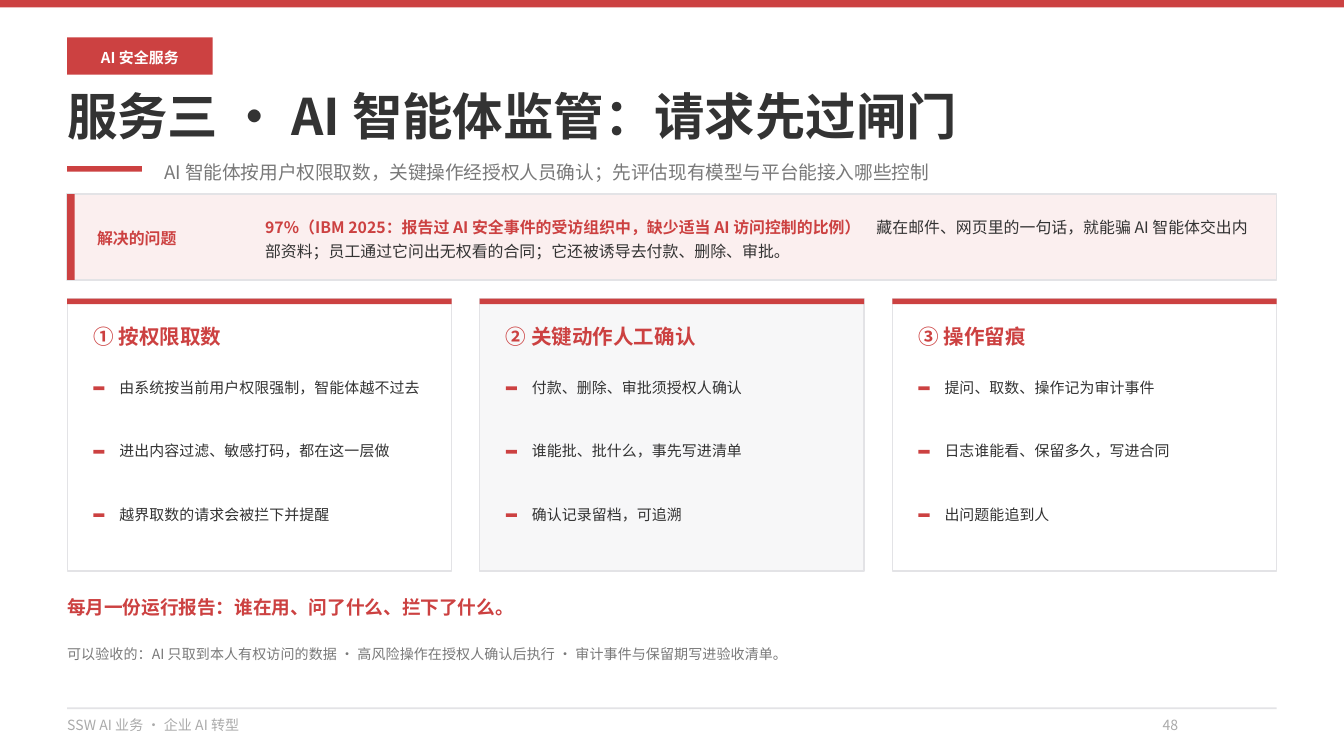
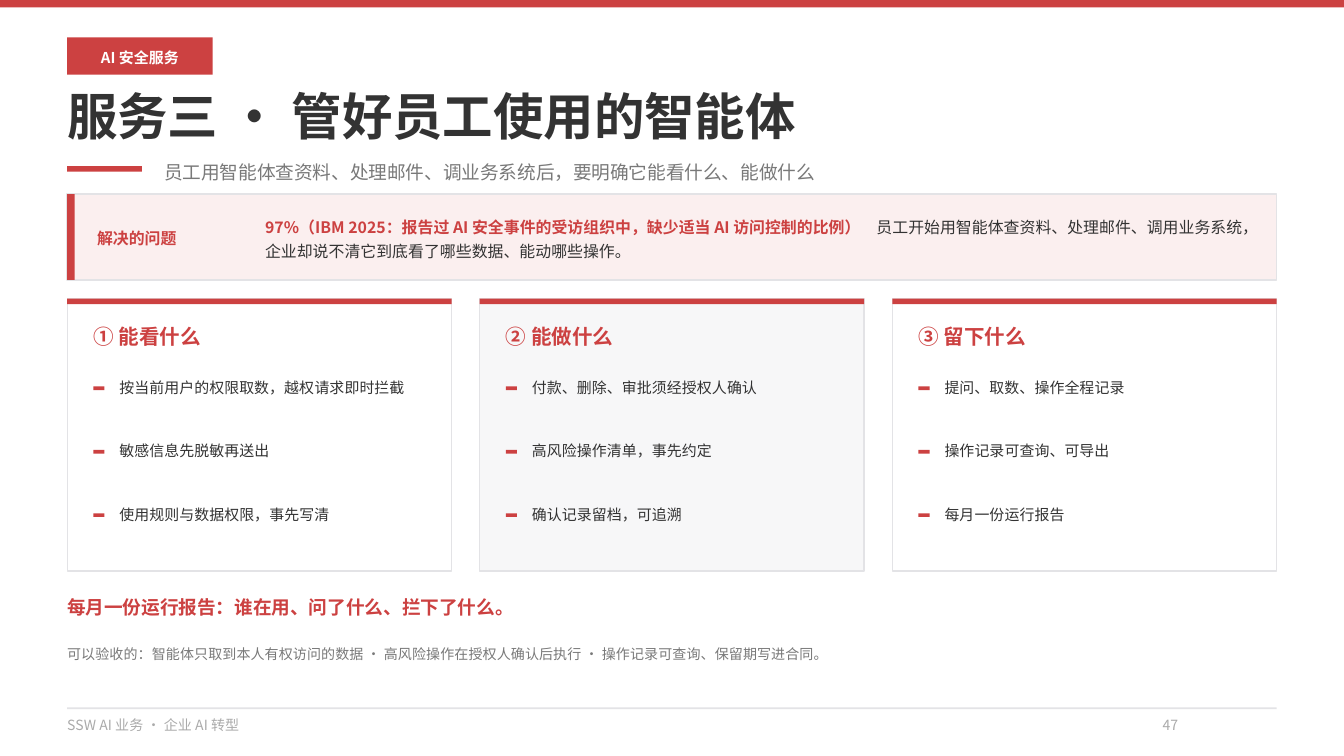
Before and after one commit to hveraus/ssw-business, a slide deck: slide 47 of SSW AI 业务_v2/SSW AI 业务_v3.pptx (slide 48 before the commit). Drawn at 1344x756 pixels with LibreOffice and Linux fonts; fonts in the diff are those of the drawing. Boxes give left, top, right and bottom in pixels: in the first picture for what was removed or moved away, otherwise in the second. Text is boxed around its words. In the diff, an @@ line names an element or a change of style, - is before the commit and + after.

Commit message:
删掉原 P45 验证表页，三页服务详情对齐新 P44 文案
- 移除「哪些业务风险需要单独验证」整页（sec3 保留在源码，不在 BUILDERS）；全篇 70 → 69 页
- 三项服务改为与 P44 同名同口径：
  · 服务一「审查现有系统的安全风险」：查账号权限、敏感数据访问、关键业务流程，找越权与绕过规则；四步改读懂系统/梳理关键流程/多账号验证/确认影响并排序；交付风险清单、修复建议与优先级、范围说明
  · 服务二「审核 AI 生成的代码」：审核对象分 AI 生成代码（含外包）/员工自建小工具/对外内容（可选），检查项改权限校验、第三方依赖、硬编码凭证、可访问范围与数据源
  · 服务三「管好员工使用的智能体」：三块改「能看什么 / 能做什么 / 留下什么」，用使用规则、数据权限、人工确认、可查询的操作记录
- 分隔页导览行同步「审查现有系统 · 审核生成代码 · 管好员工智能体」
- 页码整体前移：第五部分 43–50、第六部分 51–57、第七部分 58–61、第八部分 62–65、结束页 66、附录 67–68、备用页 69
- 目录与超链接（3/10/30/35/43/51/58/62）同步；AGENTS.md 页序表更新

```diff
--- a/SSW AI 业务_v2/SSW AI 业务_v3.pptx
+++ b/SSW AI 业务_v2/SSW AI 业务_v3.pptx
@@ text at [67,92,796,140]: text changed @@
-服务三 · AI 智能体监管：请求先过闸门
+服务三 · 管好员工使用的智能体
@@ text at [164,163,815,181]: text changed @@
-AI 智能体按用户权限取数，关键操作经授权人员确认；先评估现有模型与平台能接入哪些控制
+员工用智能体查资料、处理邮件、调业务系统后，要明确它能看什么、能做什么
@@ text at [265,219,1258,235]: text changed @@
-97%（IBM 2025：报告过 AI 安全事件的受访组织中，缺少适当 AI 访问控制的比例） 藏在邮件、网页里的一句话，就能骗 AI 智能体交出内部资料；员工通过它问出无权看的合同；它还被诱导去付款、删除、审批。
+97%（IBM 2025：报告过 AI 安全事件的受访组织中，缺少适当 AI 访问控制的比例） 员工开始用智能体查资料、处理邮件、调用业务系统，企业却说不清它到底看了哪些数据、能动哪些操作。
@@ text at [93,326,201,346]: text changed @@
-① 按权限取数
+① 能看什么
@@ text at [506,326,613,346]: text changed @@
-② 关键动作人工确认
+② 能做什么
@@ text at [918,326,1026,346]: text changed @@
-③ 操作留痕
+③ 留下什么
@@ text at [119,380,404,395]: text changed @@
-由系统按当前用户权限强制，智能体越不过去
+按当前用户的权限取数，越权请求即时拦截
@@ text at [532,380,757,395]: text changed @@
-付款、删除、审批须授权人确认
+付款、删除、审批须经授权人确认
@@ text at [945,380,1125,395]: text changed @@
-提问、取数、操作记为审计事件
+提问、取数、操作全程记录
@@ text at [119,443,269,458]: text changed @@
-进出内容过滤、敏感打码，都在这一层做
+敏感信息先脱敏再送出
@@ text at [532,443,712,458]: text changed @@
-谁能批、批什么，事先写进清单
+高风险操作清单，事先约定
@@ text at [945,443,1110,458]: text changed @@
-日志谁能看、保留多久，写进合同
+操作记录可查询、可导出
@@ text at [119,507,329,522]: text changed @@
-越界取数的请求会被拦下并提醒
+使用规则与数据权限，事先写清
@@ text at [945,507,1065,522]: text changed @@
-出问题能追到人
+每月一份运行报告
@@ text at [67,647,828,660]: text changed @@
-可以验收的：AI 只取到本人有权访问的数据 · 高风险操作在授权人确认后执行 · 审计事件与保留期写进验收清单。
+可以验收的：智能体只取到本人有权访问的数据 · 高风险操作在授权人确认后执行 · 操作记录可查询、保留期写进合同。
@@ text at [1163,720,1179,730]: text changed @@
-48
+47
```
Also in this commit, not shown: 25 other slides changed, 1 slide removed, 2 other files.
